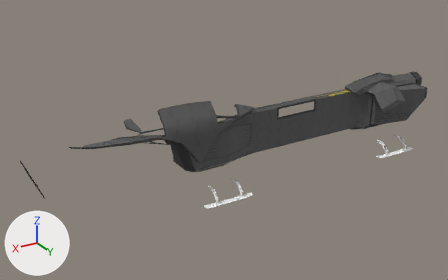
Renders of the FBX model Assets/Models/Majestic/Raw_Models/Internal_Hull.fbx from each side of a commit.
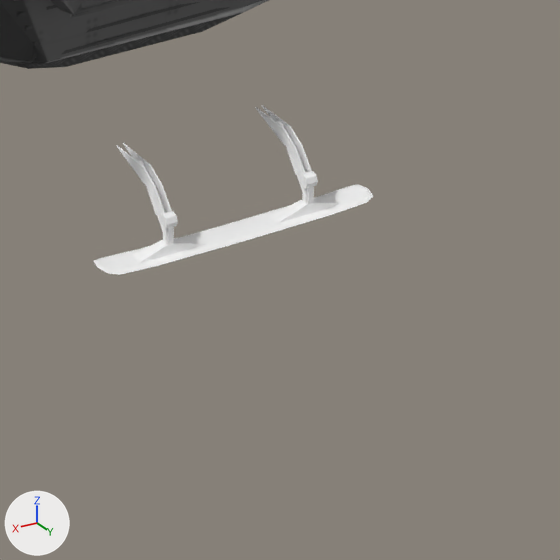
The first picture shows the older version from a 50 mm camera at (301.0, 404.0, 208.0) aimed at (65.0, 12.0, 12.0). The close-ups show both versions on the part from 42% to 64% of the width and 57% to 92% of the height of that picture; other places that the commit changed are outside them. The axes (+X, +Y, +Z) are drawn at lower left. The lights are the same throughout. Where no turn or scale is listed for an object, it has been applied to the vertices.

Before the edit, the objects in view are built like this:
```python
me_mesh_005 = bpy.data.meshes.new('Mesh.005')
me_mesh_005.from_pydata(...)  # 517 vertices, 1033 faces; spans x -140.0..173.0, y -1.0..47.0, z -4.0..47.0
me_mesh_005.materials.append(mat_m_mainhull2)  # picture img_hull_01_m_mainhull_basemap_png
me_mesh_007 = bpy.data.meshes.new('Mesh.007')
me_mesh_007.from_pydata(...)  # 2128 vertices, 3520 faces; spans x -127.0..128.0, y -1.0..42.0, z -4.0..53.0
me_mesh_007.materials.append(mat_m_hullframe2)
me_mesh_008 = bpy.data.meshes.new('Mesh.008')
me_mesh_008.from_pydata(...)  # 838 vertices, 1581 faces; spans x -112.0..105.0, y 12.0..28.0, z -14.0..-4.0
me_mesh_008.materials.append(mat_m_landinggear2)  # its picture is missing
ob_hullframe_01 = bpy.data.objects.new('HullFrame_01', me_mesh_007)
ob_hullframe_01.location = (0.1, 0.0, -0.1)
ob_landinggear_01 = bpy.data.objects.new('LandingGear_01', me_mesh_008)
ob_landinggear_01.location = (-3.1, 20.1, -9.0)
ob_mainhull_01 = bpy.data.objects.new('MainHull_01', me_mesh_005)
ob_mainhull_01.location = (0.0, 0.0, 0.0)
```
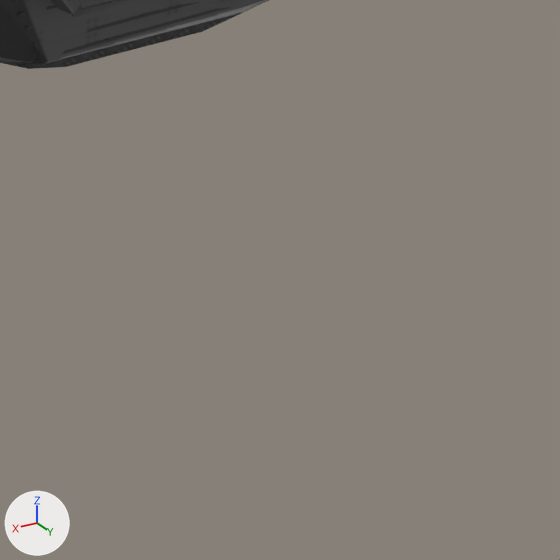
Changed parts and their boxes [x1, y1, x2, y2] in the close-ups (560 x 560 px):
'LandingGear_01', deleted
    before: [94, 105, 373, 275]

What changed in the scene script:
```text
Remove ob_landinggear_01:
    ob_landinggear_01 = bpy.data.objects.new('LandingGear_01', me_mesh_008)
    ob_landinggear_01.location = (-3.1, 20.1, -9.0)
```
